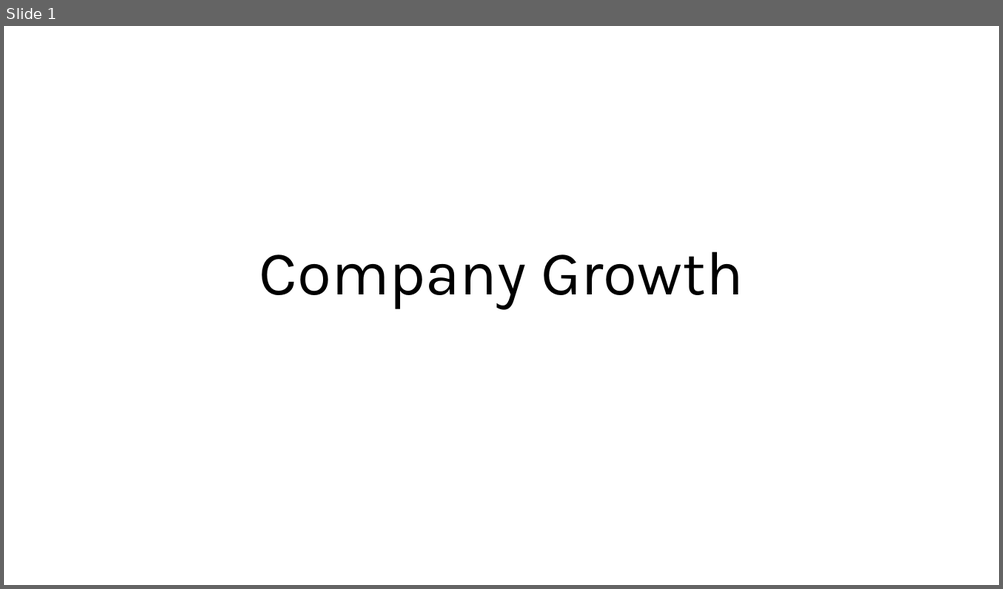
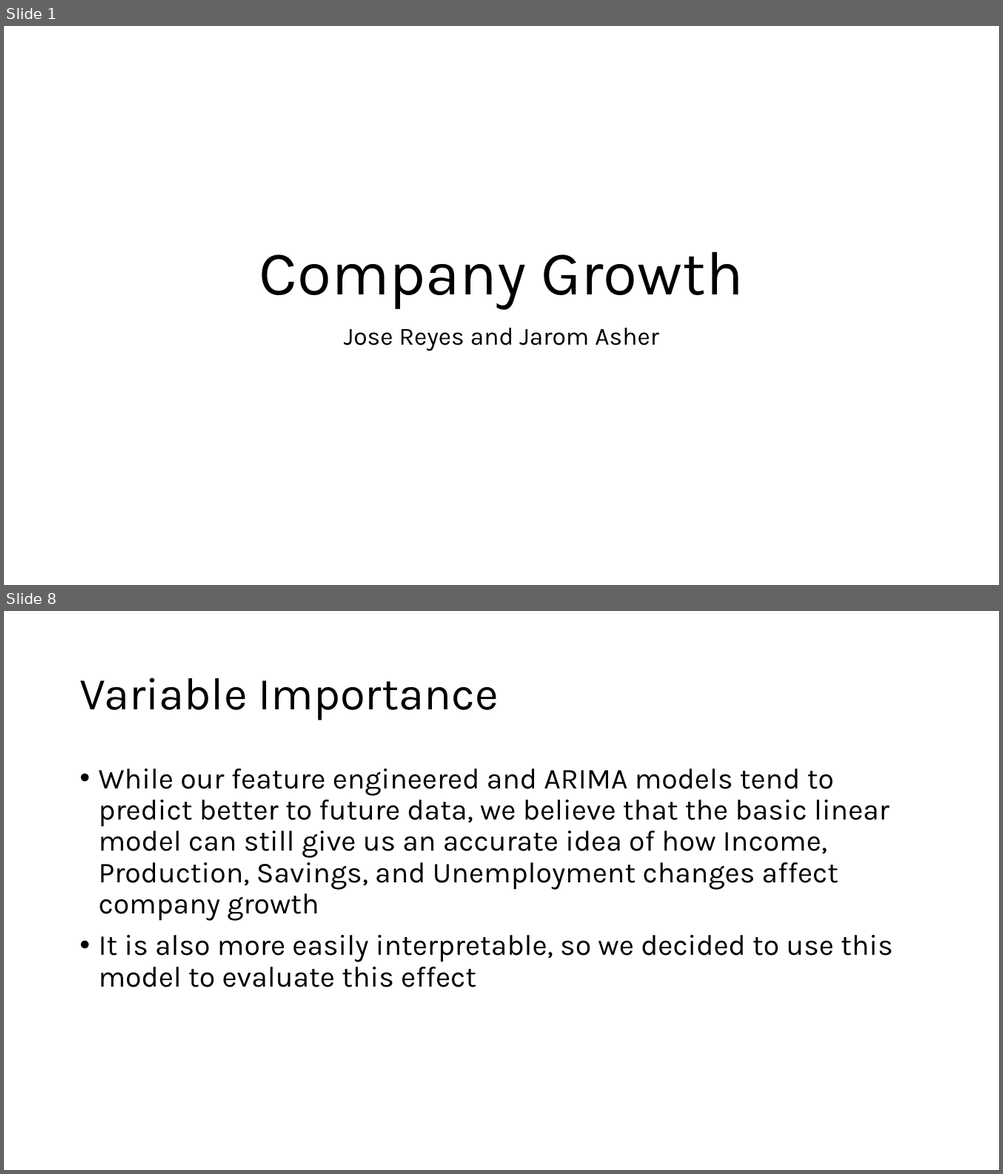
Before and after one commit to jerhomie2/CompanyGrowth, a slide deck: Company Growth.pptx. Shown one above the other, each under a label of ours: slide 1 before the commit, slides 1 and 8 after it; the slides between them are not shown. The pictures are 1003x589 and 1003x1174 pixels, drawn with LibreOffice and Linux fonts; fonts in the diff are those of the drawing. Boxes give left, top, right and bottom in pixels: in the first picture for what was removed or moved away, otherwise in the second. Text is boxed around its words. In the diff, an @@ line names an element or a change of style, - is before the commit and + after.

```diff
--- a/Company Growth.pptx
+++ b/Company Growth.pptx
@@ slide 8 added at (4, 611, 999, 1170), background #FFFFFF @@
@@ title added at (79, 678, 498, 721), 44 pt, text #000000 @@
+Variable Importance
@@ text added at (99, 769, 893, 988), 28 pt, text #000000 @@
+• While our feature engineered and ARIMA models tend to predict better to future data, we believe that the basic linear model can still give us an accurate idea of how Income, Production, Savings, and Unemployment changes affect company growth
+• It is also more easily interpretable, so we decided to use this model to evaluate this effect
@@ slide 1 changed as well @@
@@ subtitle added at (344, 328, 659, 352), 24 pt, text #000000 @@
+Jose Reyes and Jarom Asher
```
Also in this commit, not shown: 8 other slides added.
